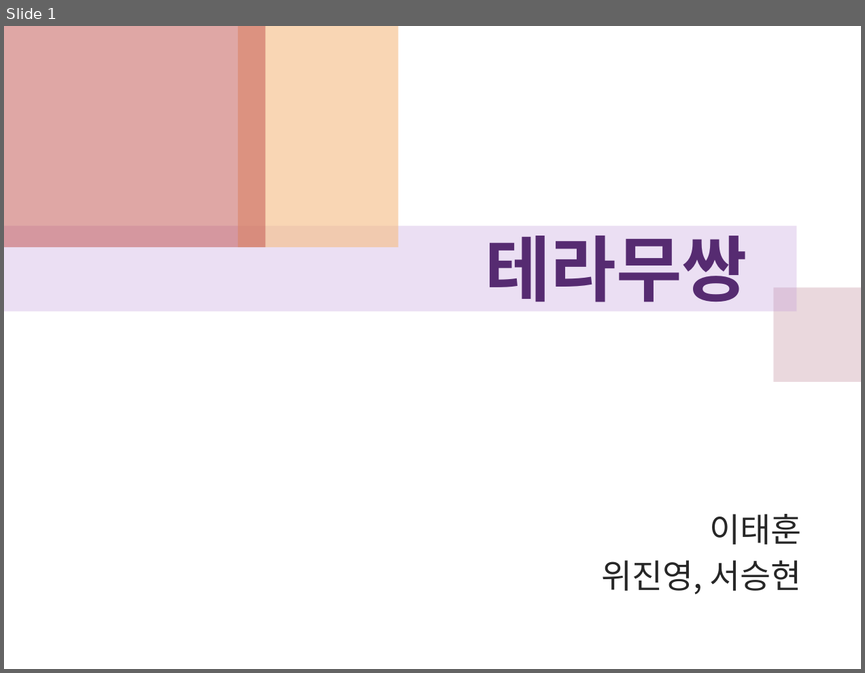
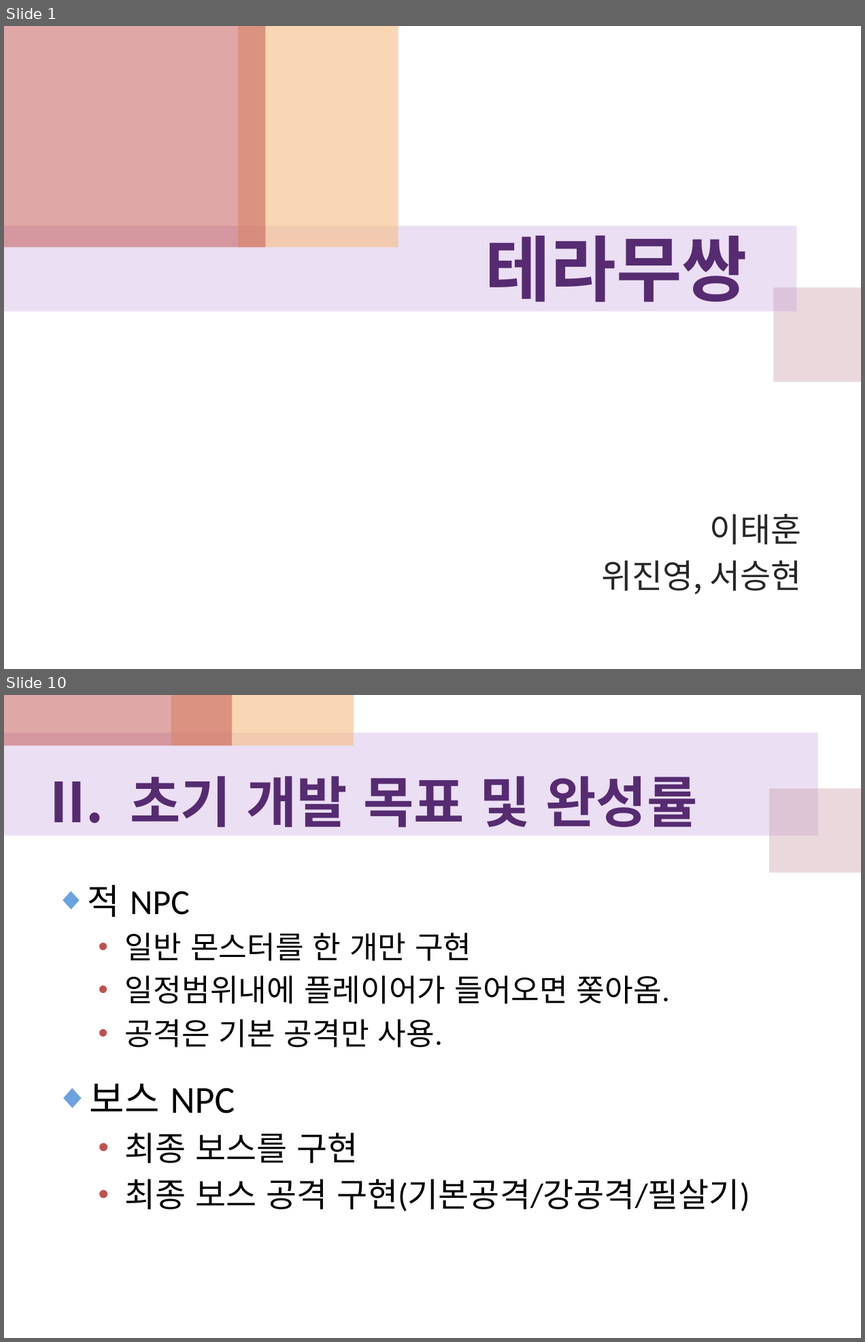
Before and after one commit to WiJYng/SGA_DirectxTeam, a slide deck: 중간보고서/테라무쌍_최종보고.pptx. Shown one above the other, each under a label of ours: slide 1 before the commit, slides 1 and 10 after it; the slides between them are not shown. The pictures are 865x673 and 865x1342 pixels, drawn with LibreOffice and Linux fonts; fonts in the diff are those of the drawing. Boxes give left, top, right and bottom in pixels: in the first picture for what was removed or moved away, otherwise in the second. Text is boxed around its words. In the diff, an @@ line names an element or a change of style, - is before the commit and + after.

Commit message:
최종 보고서 커밋

```diff
--- a/중간보고서/테라무쌍_최종보고.pptx
+++ b/중간보고서/테라무쌍_최종보고.pptx
@@ slide 10 added at (x1=4, y1=695, x2=861, y2=1338), background #FFFFFF @@
@@ rectangle added at (x1=4, y1=695, x2=232, y2=745), fill #C0504D at 50% opacity @@
@@ rectangle added at (x1=171, y1=695, x2=354, y2=745), fill #F5BC83 at 60% opacity @@
@@ rectangle added at (x1=4, y1=732, x2=818, y2=836), fill #BF98D8 at 30% opacity @@
@@ text added at (x1=130, y1=776, x2=697, y2=827), 46.2 pt, text #562B71, bold @@
+II. 초기 개발 목표 및 완성률
@@ rectangle added at (x1=769, y1=788, x2=861, y2=872), fill #CC9EAC at 40% opacity @@
@@ text added at (x1=88, y1=885, x2=670, y2=1047), 25.9 pt, text #000000 @@
+◆ 적 NPC
+  • 일반 몬스터를 한 개만 구현
+  • 일정범위내에 플레이어가 들어오면 쫒아옴.
+  • 공격은 기본 공격만 사용.
@@ text added at (x1=90, y1=1083, x2=750, y2=1211), 28 pt, text #000000 @@
+◆ 보스 NPC
+  • 최종 보스를 구현
+  • 최종 보스 공격 구현(기본공격/강공격/필살기)
```
Also in this commit, not shown: 14 slides changed, 8 other slides added, 2 other files.
